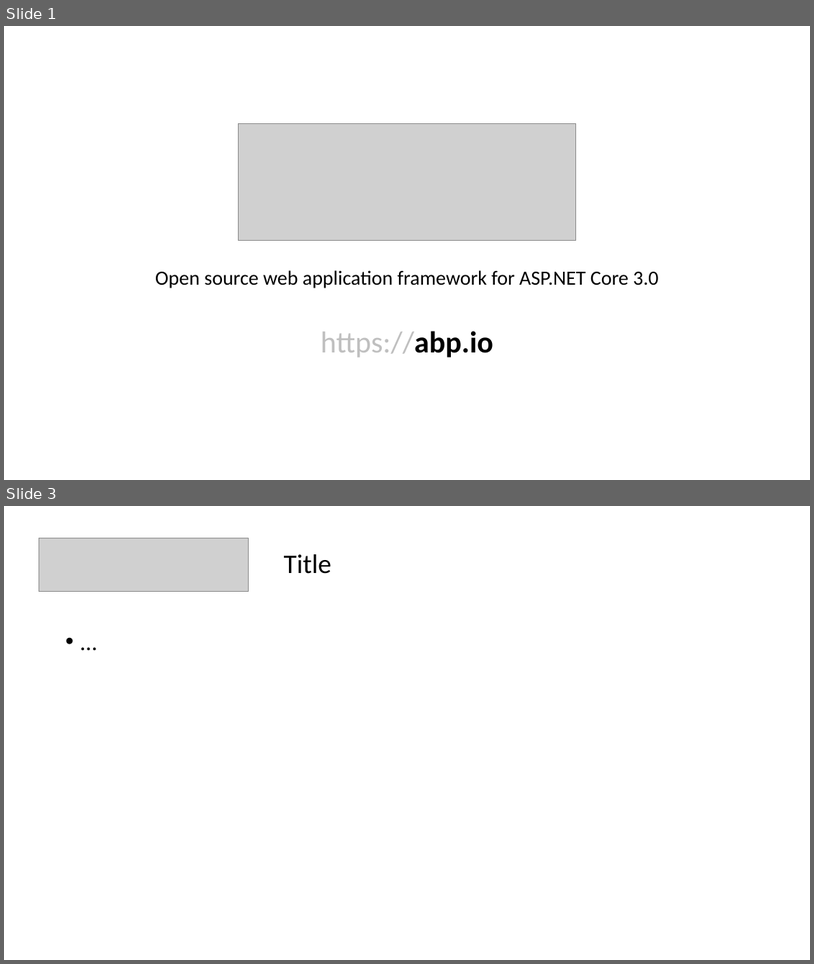
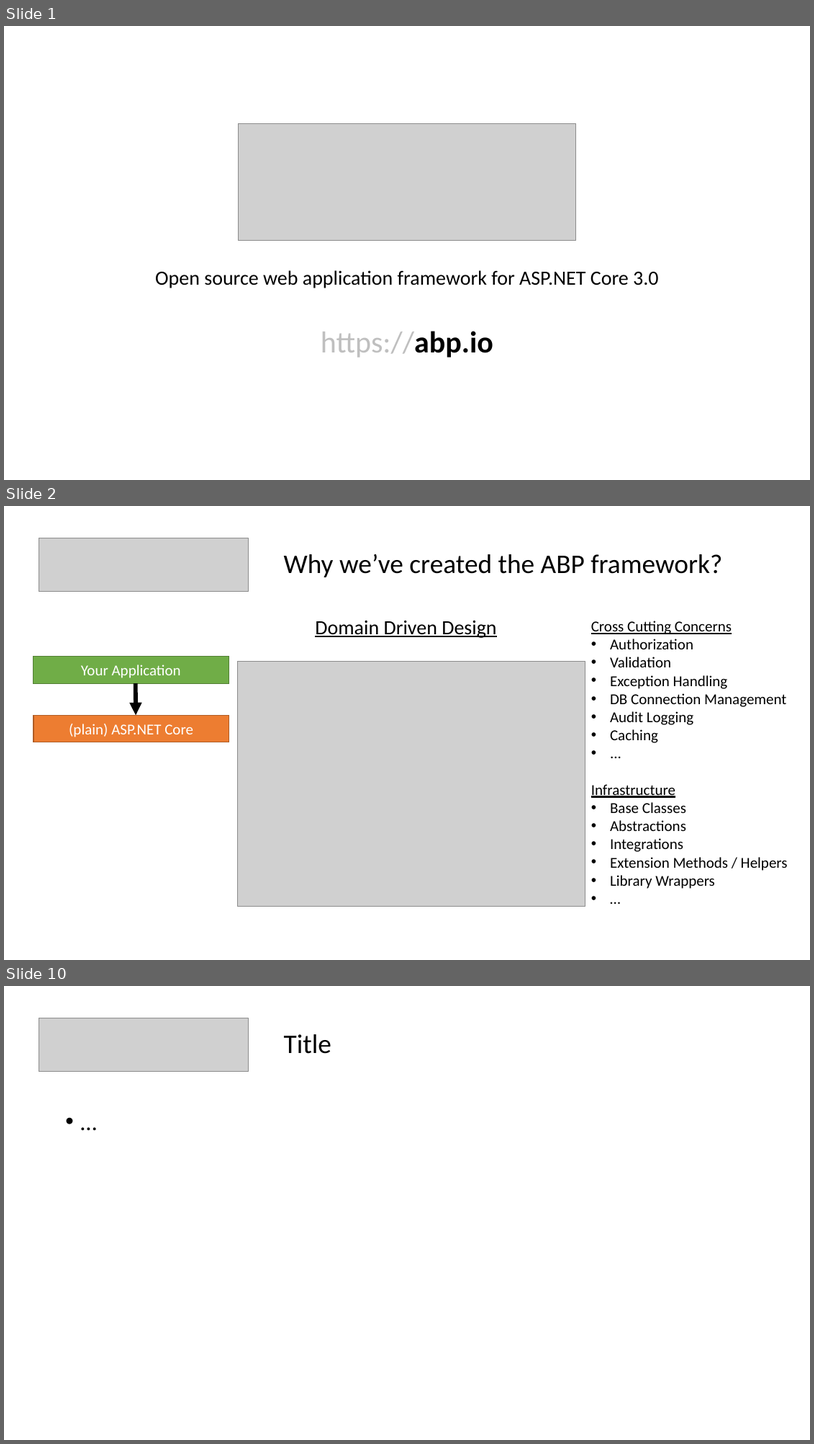
Before and after one commit to hikalkan/presentations, a slide deck: 2019-09-XX ABP Framework/Presentation_ABP.pptx. Shown one above the other, each under a label of ours: slides 1 and 3 before the commit, slides 1, 2 and 10 after it; the slides between them are not shown. The pictures are 814x964 and 814x1444 pixels, drawn with LibreOffice and Linux fonts; fonts in the diff are those of the drawing; grey boxes stand for pictures. Boxes give left, top, right and bottom in pixels: in the first picture for what was removed or moved away, otherwise in the second. Text is boxed around its words. In the diff, an @@ line names an element or a change of style, - is before the commit and + after.

```diff
--- a/2019-09-XX ABP Framework/Presentation_ABP.pptx
+++ b/2019-09-XX ABP Framework/Presentation_ABP.pptx
@@ slide 2 added at (4,506,810,960), background #FFFFFF @@
@@ picture added at (39,538,248,592) @@
@@ title added at (284,554,723,577), 32 pt, text #000000 @@
+Why we’ve created the ABP framework?
@@ text added at (315,620,496,638), 24 pt, text #000000, underline @@
+Domain Driven Design
@@ text added at (592,620,788,888), 18 pt, text #000000 @@
+Cross Cutting Concerns
+• Authorization
+• Validation
+• Exception Handling
+• DB Connection Management
+• Audit Logging
+• Caching
+• ...
+Infrastructure
+• Base Classes
+• Abstractions
+• Integrations
+• Extension Methods / Helpers
+• Library Wrappers
+• …
@@ rectangle added at (33,656,229,683), fill #70AD47, outline #538035 1 pt, 18 pt, text #FFFFFF @@
+Your Application
@@ picture added at (237,662,585,906) @@
@@ arrow added from (136, 683) to (136, 716), #000000 5 pt @@
@@ rectangle added at (34,716,229,743), fill #ED7D31, outline #AF5C24 1 pt, 18 pt, text #FFFFFF @@
+(plain) ASP.NET Core
@@ what was slide 3 is now slide 10 @@
```
Also in this commit, not shown: 8 other slides added, 1 slide removed.
